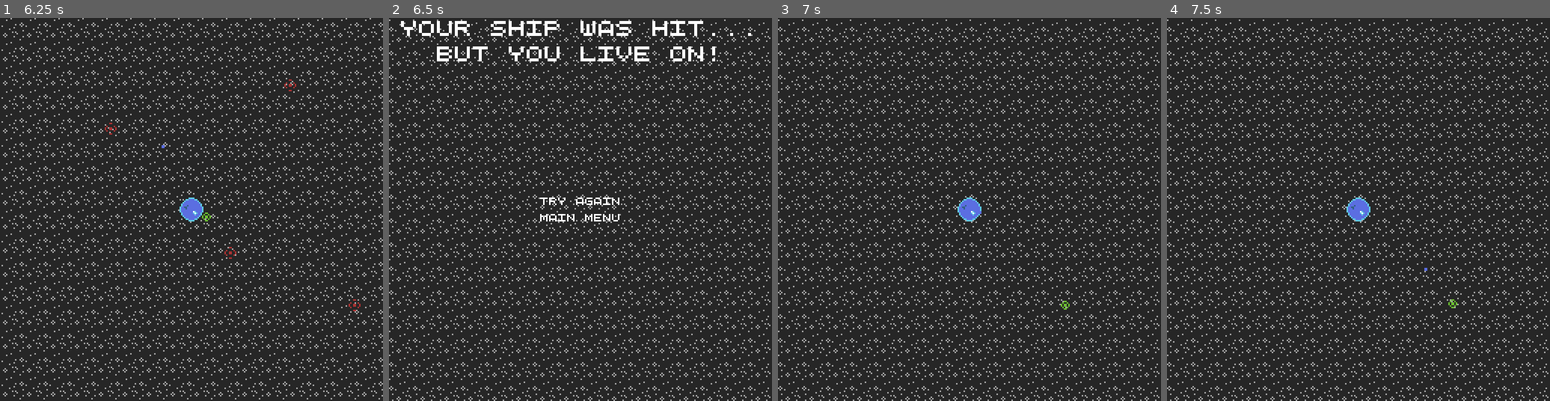
Above: before the commit, frames 1-4 (left to right).
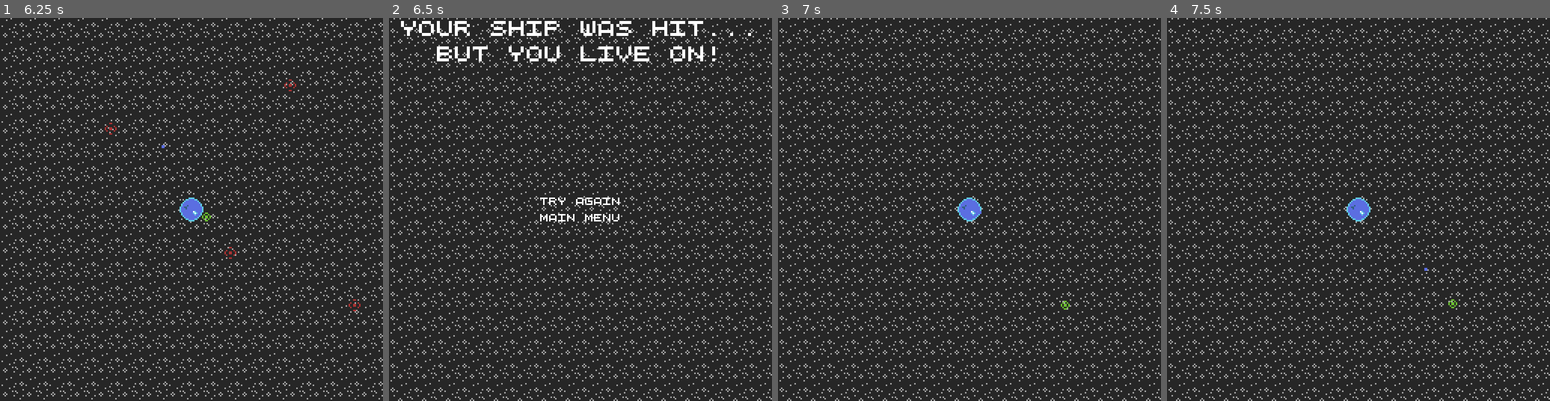
Above: after the commit, the same moments.

Repository: WinterAtne/Space-Pirate-Survival
Game: Godot game, scene res://scenes/main.tscn
Same seed, same stepped clock (60 frames per second), same inputs: the game is played once before the commit and once after it.
Inputs (mouse positions are in pixels of both pictures, inside the frame that each line leads up to):
- Up to frame 1 (6.25 s): click "Start" at 0.5 s; tap Enter at 1.25, 2.75 s; move the mouse to (275, 190) at 1.27 s; hold Space (accelerate) 1.28-2.03 s; click (275, 190) at 1.35 s; move the mouse to (114, 228) at 2.02 s; click (114, 228) at 2.1 s; move the mouse to (229, 125) at 2.77 s; hold Space (accelerate) 2.78-4.28 s; click (229, 125) at 2.85 s; move the mouse to (172, 286) at 3.52 s; click (172, 286) at 3.6 s; move the mouse to (306, 266) at 4.27 s; click (306, 266) at 4.35 s; move the mouse to (76, 152) at 5.02 s; click (76, 152) at 5.1 s; move the mouse to (210, 209) at 5.77 s; click (210, 209) at 5.85 s
- Up to frame 2 (6.5 s): no input
- Up to frame 3 (7 s): click "Try Again" at 6.5 s
- Up to frame 4 (7.5 s): tap Enter at 7.25 s; move the mouse to (1301, 113) at 7.27 s; hold Space (accelerate) from 7.28 s (still down); click (1301, 113) at 7.35 s

Frame 1 is identical in both runs. In frame 2, 12% of the frame differs, in the area x 0-100%, y 0-100%; in frame 3, 12%; in frame 4, 12%.

Commit message:
Fixed star collision shape

Diff:
--- a/scenes/level_assets/star.tscn
+++ b/scenes/level_assets/star.tscn
@@ -5,7 +5,7 @@
 [ext_resource type="PackedScene" uid="uid://cgkbeytfggb7p" path="res://scenes/hurtbox.tscn" id="3_38kt0"]
 
 [sub_resource type="CircleShape2D" id="CircleShape2D_m3wbc"]
-radius = 4.12311
+radius = 8.0
 
 [node name="Star" type="RigidBody2D"]
 collision_layer = 0
